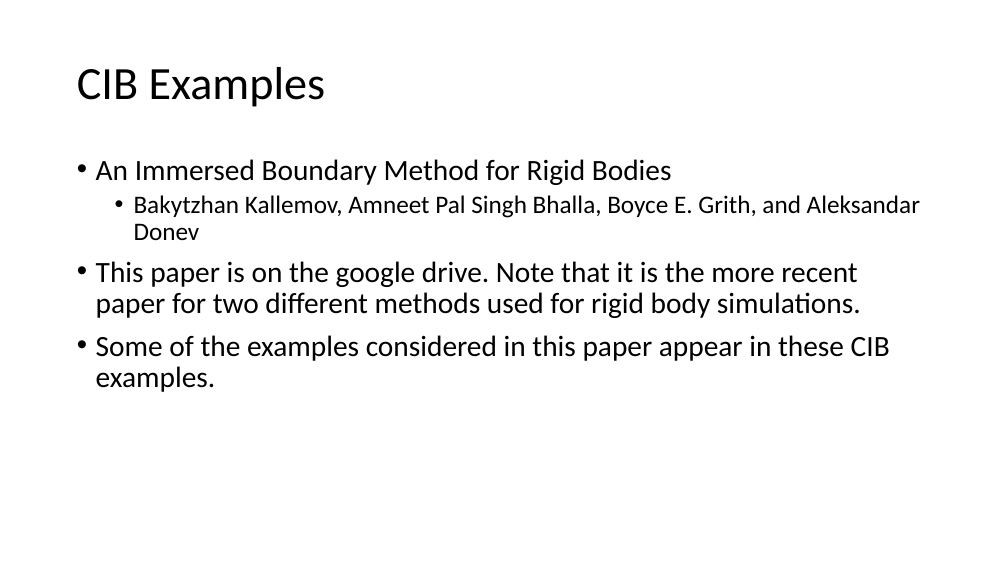
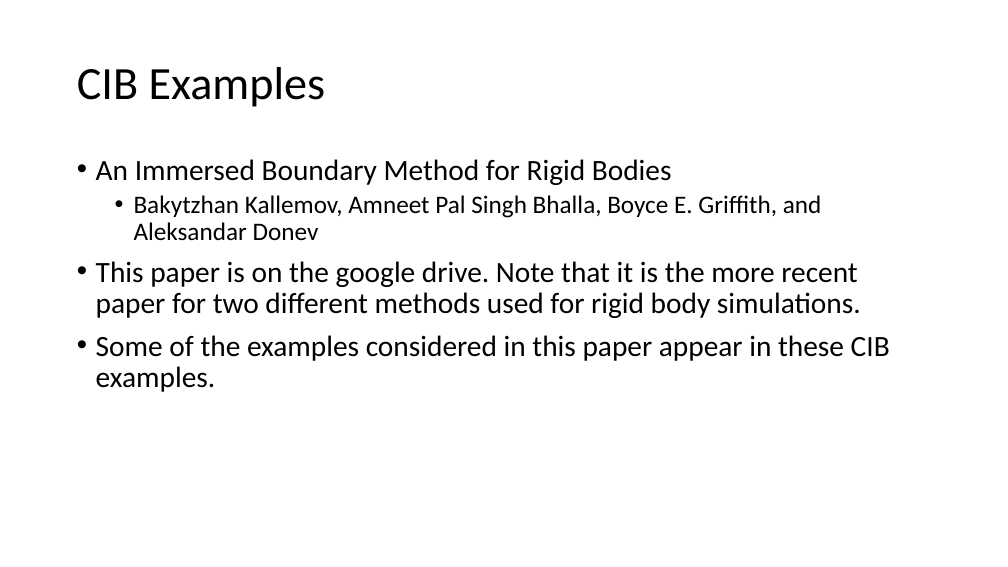
Before and after one commit to fairyflies9/IBAMR-Tutorials, a slide deck: slide 10 of IBAMR Lectures/Lecture 6 – What do Boyce’s examples do.pptx. Drawn at 1008x567 pixels with LibreOffice and Linux fonts; fonts in the diff are those of the drawing. Boxes give left, top, right and bottom in pixels: in the first picture for what was removed or moved away, otherwise in the second. Text is boxed around its words. In the diff, an @@ line names an element or a change of style, - is before the commit and + after.

Commit message:
fixed Boyce's name

```diff
--- a/IBAMR Lectures/Lecture 6 – What do Boyce’s examples do.pptx
+++ b/IBAMR Lectures/Lecture 6 – What do Boyce’s examples do.pptx
@@ text at bbox=[134, 195, 822, 241]: text changed @@
-  • Bakytzhan Kallemov, Amneet Pal Singh Bhalla, Boyce E. Grith, and Aleksandar Donev
+  • Bakytzhan Kallemov, Amneet Pal Singh Bhalla, Boyce E. Griffith, and Aleksandar Donev
```
